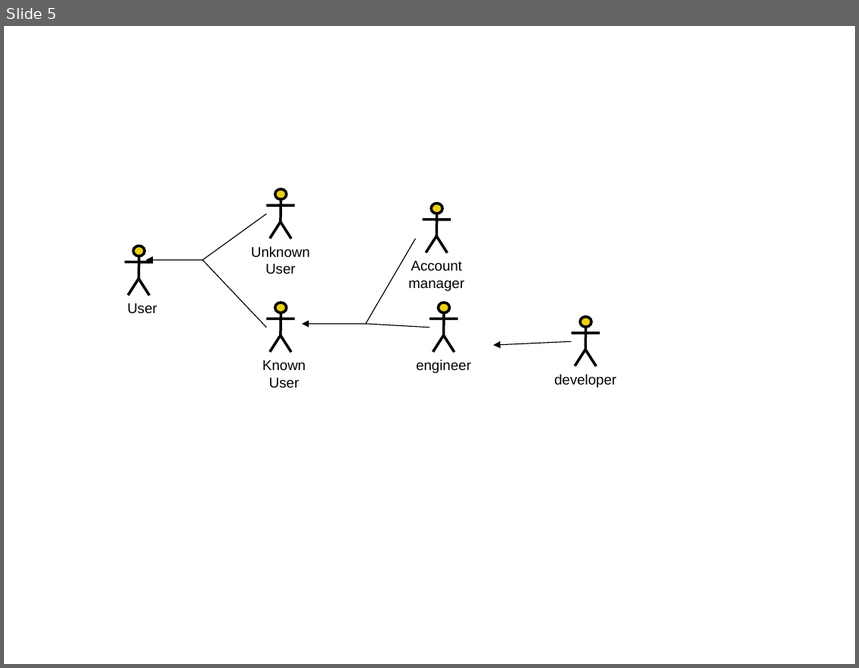
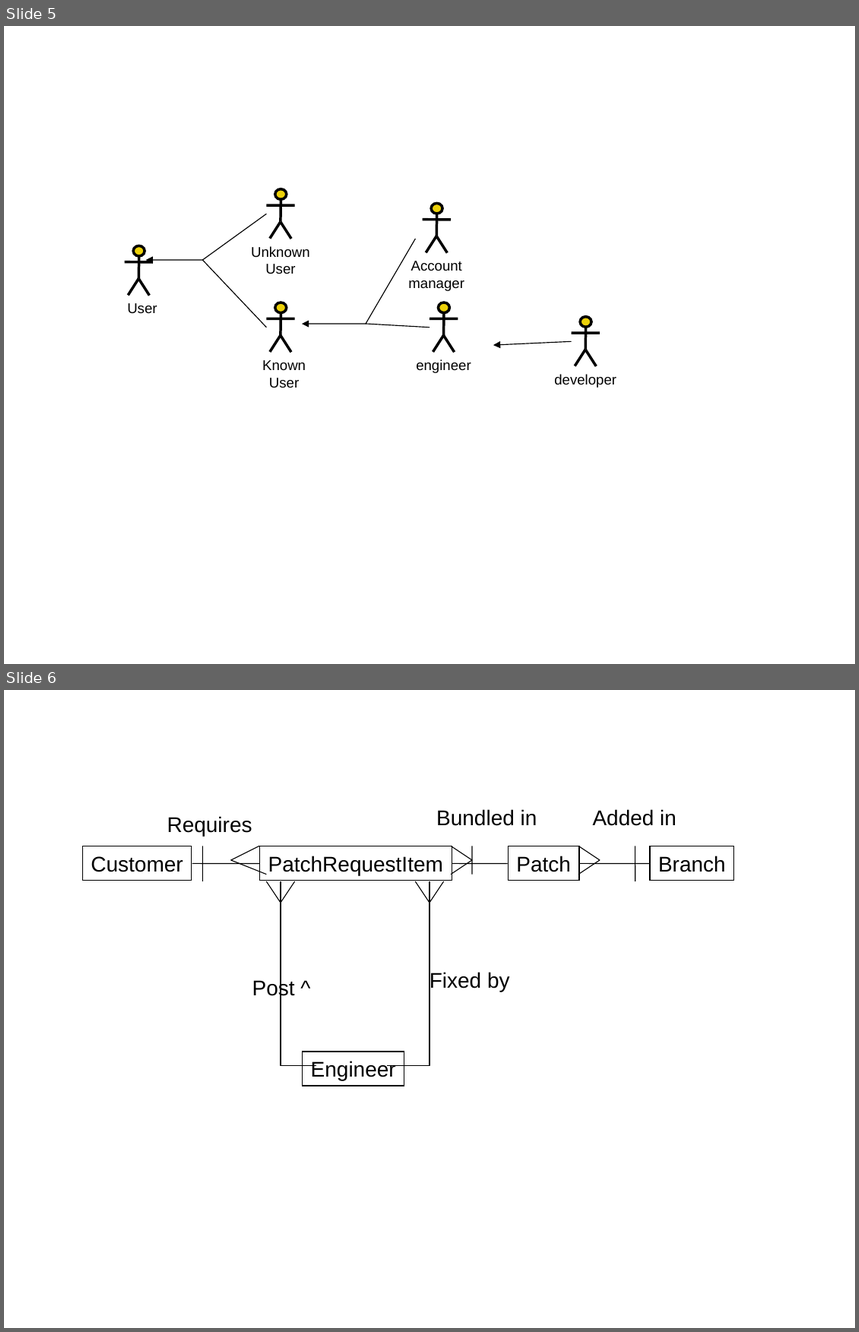
Before and after one commit to kimcharli/src-pe-tools, a slide deck: classes/CS579/dbclass/Project.ppt. Shown one above the other, each under a label of ours: slide 5 before the commit, slides 5 and 6 after it. The pictures are 859x668 and 859x1332 pixels, drawn with LibreOffice and Linux fonts; fonts in the diff are those of the drawing. Boxes give left, top, right and bottom in pixels: in the first picture for what was removed or moved away, otherwise in the second. Text is boxed around its words. In the diff, an @@ line names an element or a change of style, - is before the commit and + after.

```diff
--- a/classes/CS579/dbclass/Project.ppt
+++ b/classes/CS579/dbclass/Project.ppt
@@ slide 6 added at (x1=4, y1=690, x2=855, y2=1328), background #FFFFFF @@
@@ text added at (x1=167, y1=816, x2=253, y2=836), 18 pt, text #000000 @@
+Requires
@@ text added at (x1=436, y1=809, x2=538, y2=826), 18 pt, text #000000 @@
+Bundled in
@@ text added at (x1=593, y1=809, x2=677, y2=826), 18 pt, text #000000 @@
+Added in
@@ rectangle added at (x1=82, y1=846, x2=191, y2=880), outline #000000 0.74 pt, 18 pt, text #000000 @@
+Customer
@@ line added from (202, 846) to (202, 882), #000000 0.74 pt @@
@@ freeform shape added at (x1=231, y1=846, x2=267, y2=874), outline #000000 0.74 pt @@
@@ rectangle added at (x1=260, y1=846, x2=452, y2=880), outline #000000 0.74 pt, 18 pt, text #000000 @@
+PatchRequestItem
@@ freeform shape added at (x1=451, y1=846, x2=472, y2=874), outline #000000 0.74 pt @@
@@ line added from (472, 846) to (472, 875), #000000 0.74 pt @@
@@ rectangle added at (x1=508, y1=846, x2=579, y2=880), outline #000000 0.74 pt, 18 pt, text #000000 @@
+Patch
@@ freeform shape added at (x1=579, y1=846, x2=600, y2=874), outline #000000 0.74 pt @@
@@ line added from (636, 846) to (636, 882), #000000 0.74 pt @@
@@ rectangle added at (x1=650, y1=846, x2=734, y2=880), outline #000000 0.74 pt, 18 pt, text #000000 @@
+Branch
@@ line added from (192, 863) to (259, 863), #000000 0.74 pt @@
@@ line added from (452, 863) to (508, 863), #000000 0.74 pt @@
@@ line added from (580, 863) to (649, 863), #000000 0.74 pt @@
@@ freeform shape added at (x1=266, y1=882, x2=294, y2=903), outline #000000 0.74 pt @@
@@ freeform shape added at (x1=281, y1=882, x2=316, y2=1066), outline #000000 0.74 pt @@
@@ freeform shape added at (x1=387, y1=882, x2=430, y2=1066), outline #000000 0.74 pt @@
@@ freeform shape added at (x1=415, y1=882, x2=443, y2=903), outline #000000 0.74 pt @@
@@ text added at (x1=253, y1=979, x2=295, y2=999), 18 pt, text #000000 @@
+Post ^
@@ text added at (x1=430, y1=971, x2=510, y2=992), 18 pt, text #000000 @@
+Fixed by
@@ rectangle added at (x1=303, y1=1052, x2=405, y2=1086), outline #000000 0.74 pt, 18 pt, text #000000 @@
+Engineer
```
Also in this commit, not shown: 1 other file.
